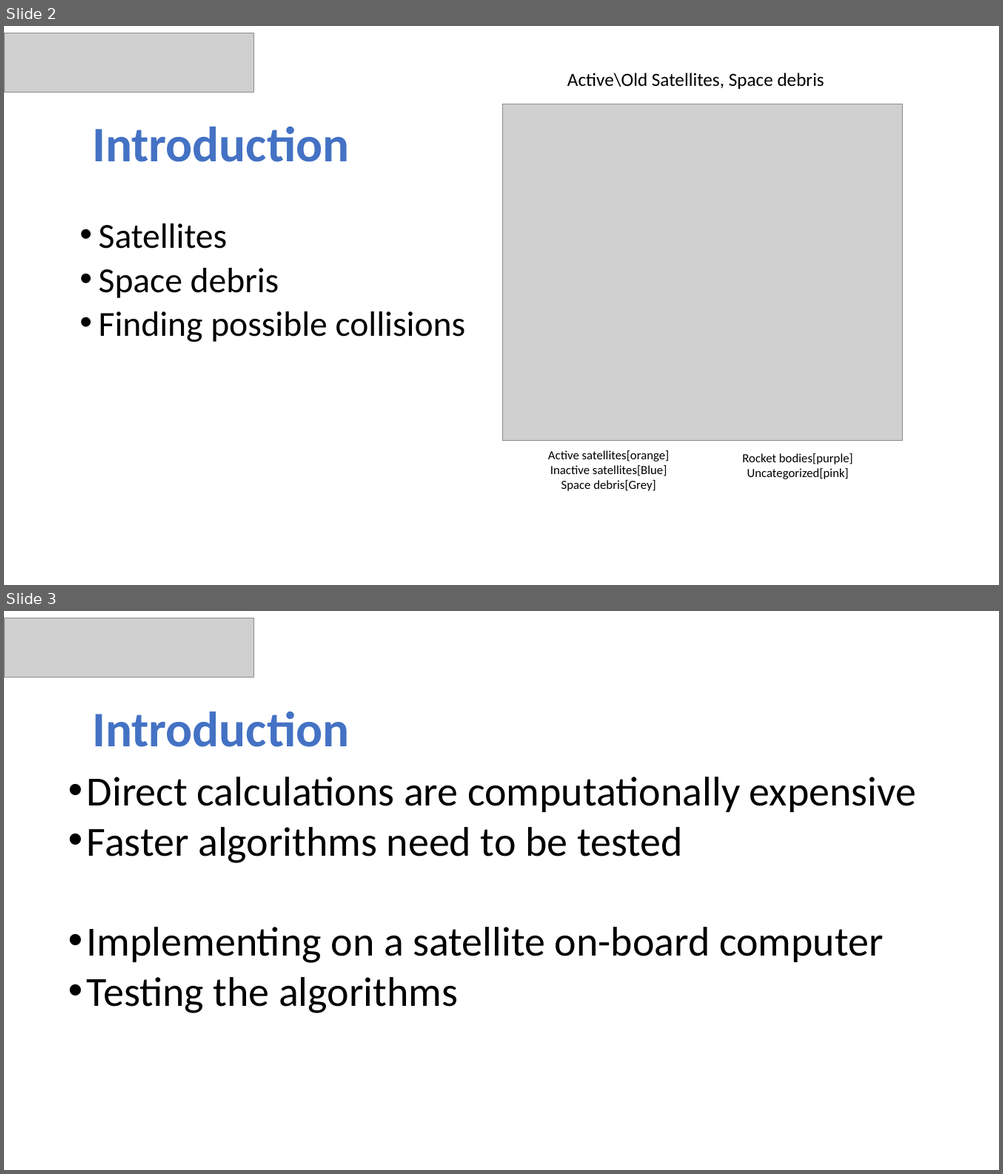
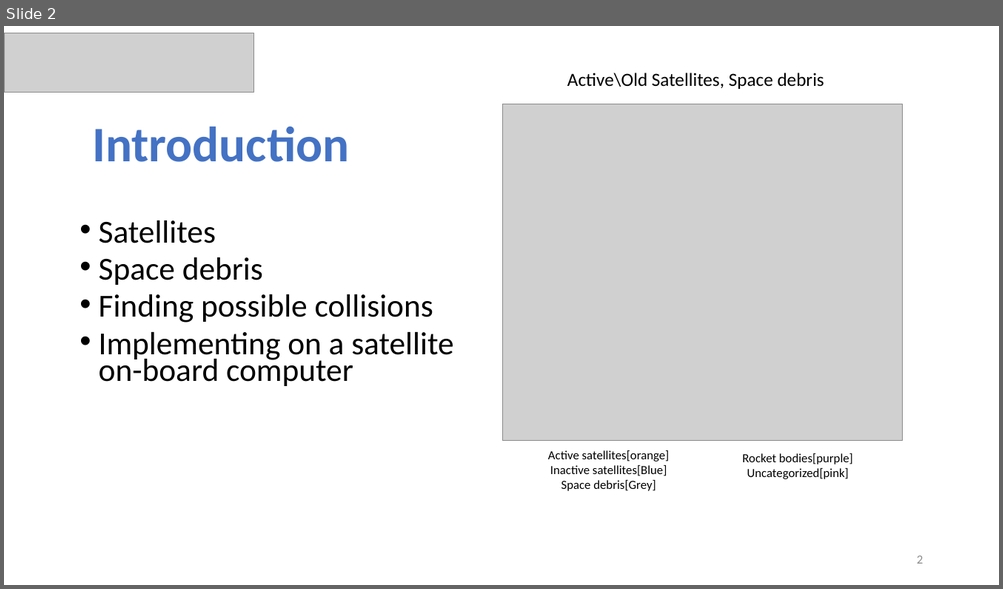
Before and after one commit to ommersh/Final-Project, a slide deck: Capstone Project Phase B–23-2-D-17.pptx. Shown one above the other, each under a label of ours: slides 2 and 3 before the commit, slide 2 after it. The pictures are 1003x1174 and 1003x589 pixels, drawn with LibreOffice and Linux fonts; fonts in the diff are those of the drawing; grey boxes stand for pictures. Boxes give left, top, right and bottom in pixels: in the first picture for what was removed or moved away, otherwise in the second. Text is boxed around its words. In the diff, an @@ line names an element or a change of style, - is before the commit and + after.

```diff
--- a/Capstone Project Phase B–23-2-D-17.pptx
+++ b/Capstone Project Phase B–23-2-D-17.pptx
@@ slide 3 removed at bbox=[4, 611, 999, 1170], background #FFFFFF @@
@@ picture removed at bbox=[4, 618, 254, 677] @@
@@ title removed at bbox=[92, 712, 349, 747] @@
-Introduction
@@ text removed at bbox=[87, 777, 916, 1014] @@
-• Direct calculations are computationally expensive
-• Faster algorithms need to be tested
-• Implementing on a satellite on-board computer
-• Testing the algorithms
@@ slide 2 changed as well @@
@@ text at bbox=[99, 221, 433, 323]: size 34 to 31 pt in "Satellites", "Space debris", "Finding possible collisions"; line spacing 0.8 to 0.7 @@
@@ text at bbox=[99, 332, 453, 386]: paragraph added @@
+• Implementing on a satellite on-board computer
@@ page number added at bbox=[916, 556, 922, 564], 12 pt, text #8C8C8C @@
+2
```
Also in this commit, not shown: 18 other slides changed, 8 slides added, 1 other slide removed, 2 other files.
